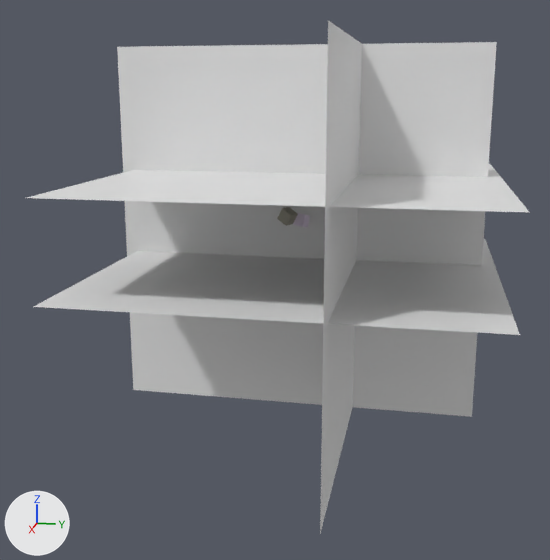
What one commit did to the Blender file blender file/random_scene_generator_with_depth_map.blend.
Rendered twice from a camera (50 mm lens) standing at (120.0, 19.0, 21.7) and looking at (7.2, -3.6, -6.5). Every picture has the same lights, and +X, +Y and +Z are marked at lower left.
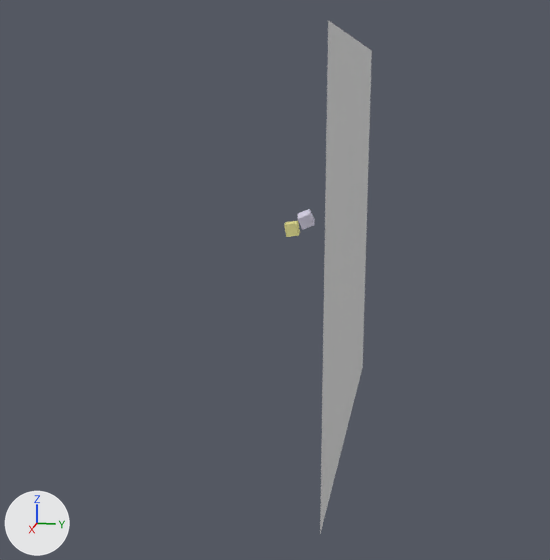
The change, as a diff of the scene's bpy script:
```diff
--- a/blender file/random_scene_generator_with_depth_map.blend.py
+++ b/blender file/random_scene_generator_with_depth_map.blend.py
@@ ob_plane_003 @@
-ob_plane_003 = bpy.data.objects.new('Plane.003', me_plane_003)
-ob_plane_003.location = (3.5, 0.0, 9.0)
-ob_plane_003.scale = (30.0, 30.0, 30.0)
@@ ob_plane_002 @@
-ob_plane_002 = bpy.data.objects.new('Plane.002', me_plane_002)
-ob_plane_002.location = (3.5, 0.0, -5.0)
-ob_plane_002.scale = (30.0, 30.0, 30.0)
@@ ob_plane_001 @@
-ob_plane_001 = bpy.data.objects.new('Plane.001', me_plane_001)
-ob_plane_001.location = (-3.0, -2.0, -1.0)
-ob_plane_001.rotation_euler = (0.0, 1.571, 3.14)  # degrees (0, 90, 180)
-ob_plane_001.scale = (30.0, 30.0, 30.0)
@@ ob_cube_001 @@
 ob_cube_001 = bpy.data.objects.new('Cube.001', me_cube_001)
-ob_cube_001.location = (-1.4, -1.0, 1.6)
-ob_cube_001.rotation_euler = (1.344, 0.141, 1.288)  # degrees (77, 8.1, 74)
+ob_cube_001.location = (4.0, 0.7, 2.6)
+ob_cube_001.rotation_euler = (0.394, 0.291, 0.138)  # degrees (23, 17, 7.9)
@@ ob_cube @@
 ob_cube = bpy.data.objects.new('Cube', me_cube)
-ob_cube.location = (0.6, -2.9, 2.4)
-ob_cube.rotation_euler = (1.557, -1.064, 1.173)  # degrees (89, -61, 67)
+ob_cube.location = (1.3, -2.0, 0.6)
+ob_cube.rotation_euler = (0.163, 0.0642, 0.0596)  # degrees (9.3, 3.7, 3.4)
```

Changed parts and their boxes (x1, y1, x2, y2) in the pictures (550 x 560 px):
'Plane.001', deleted: before (117, 42, 497, 417)
'Plane.002', deleted: before (34, 239, 520, 335)
'Plane.003', deleted: before (27, 164, 530, 213)
'Cube', moved, turned: before (277, 207, 298, 226); after (284, 221, 300, 237)
'Cube.001', moved, turned: before (293, 213, 310, 228); after (298, 209, 315, 230)
